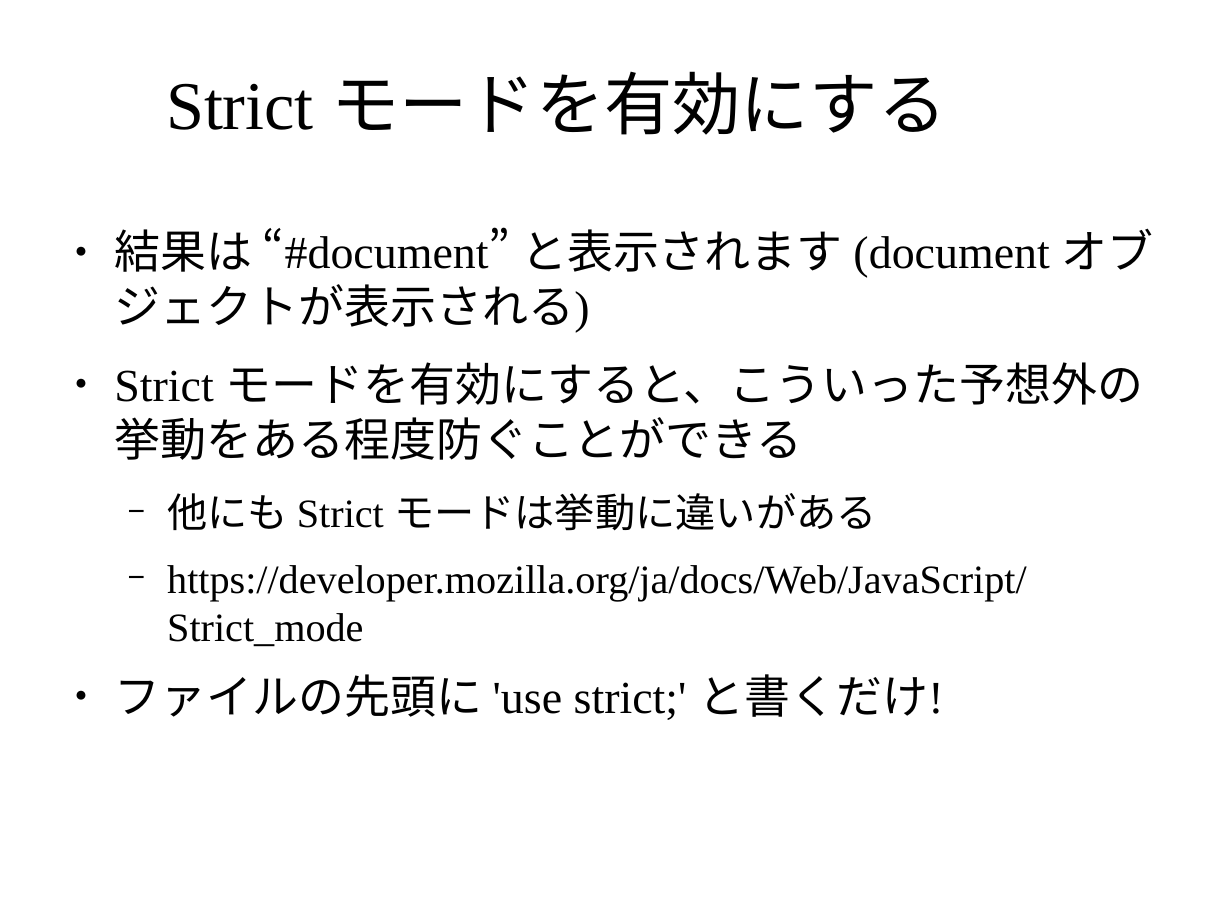
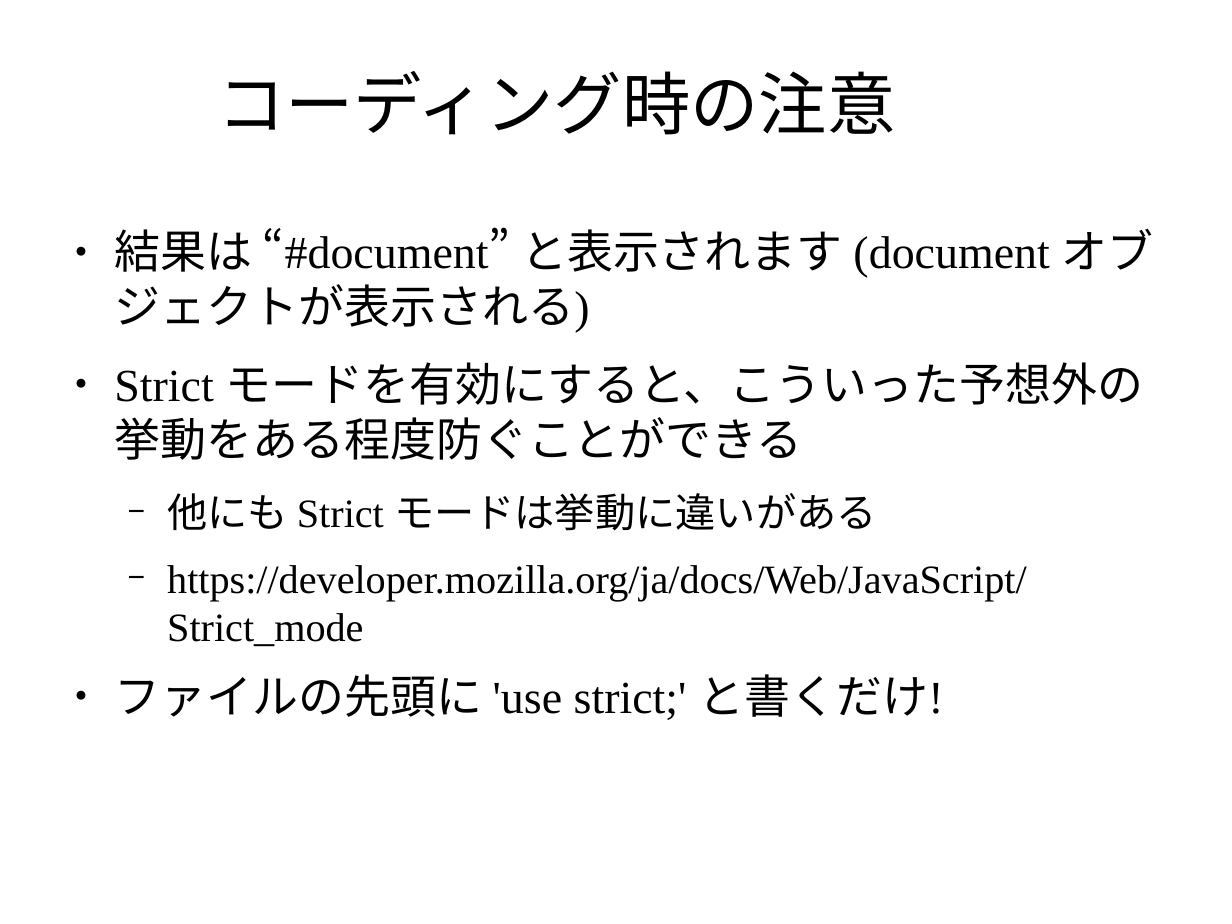
Before and after one commit to masakura/slides, a slide deck: slide 26 of html5jk#1/slide2.odp. Drawn at 1232x924 pixels with LibreOffice and Linux fonts; fonts in the diff are those of the drawing; background and template pictures are left out. Boxes give left, top, right and bottom in pixels: in the first picture for what was removed or moved away, otherwise in the second. Text is boxed around its words. In the diff, an @@ line names an element or a change of style, - is before the commit and + after.

Commit message:
第二章の構成を変えて現在値スライドを挿入

```diff
--- a/html5jk#1/slide2.odp
+++ b/html5jk#1/slide2.odp
@@ title at (217,71,895,135): text changed @@
-Strict モードを有効にする
+コーディング時の注意
```
Also in this commit, not shown: 9 other slides changed, 5 slides added.
